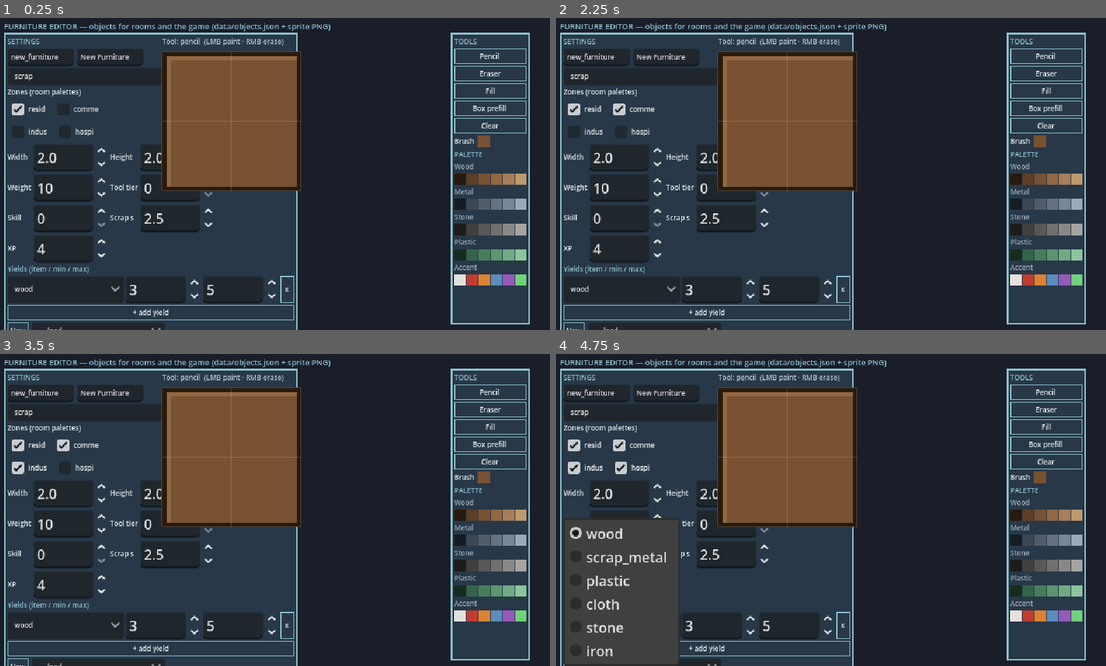
Above: before the commit, frames 1-4 (two rows, left to right).
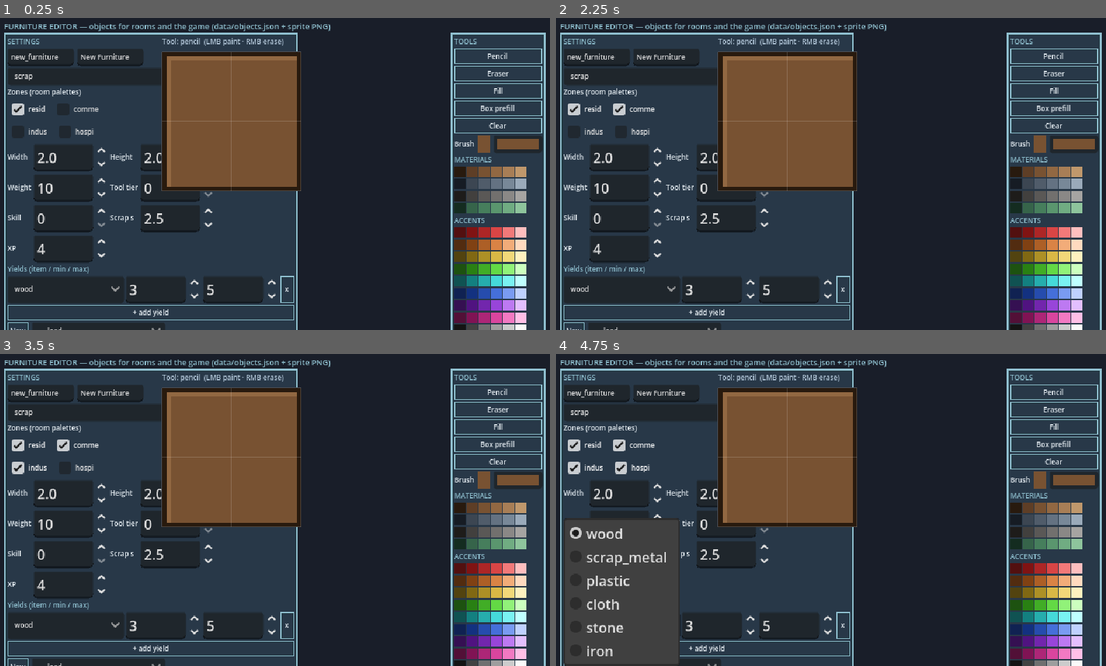
Above: after the commit, the same moments.

Repository: wilbur6689/SunkenCity
Game: Godot game, scene res://scenes/tools/furniture_editor.tscn
Two runs of this game, one before a commit and one after it. Both use one fixed random seed, a clock stepped at 60 frames per second and the inputs below. This scene is started directly instead of the project's main scene.
Inputs:
- Up to frame 1 (0.25 s): no input
- Up to frame 2 (2.25 s): click "scrap" at 0.5 s; click "resid" at 1.25 s; click "comme" at 2 s
- Up to frame 3 (3.5 s): click "indus" at 2.75 s
- Up to frame 4 (4.75 s): click "hospi" at 3.5 s; click "wood" at 4.25 s

The runs differ from the first frame. In frame 1, 9.1% of the frame differs, in the area x 81-100%, y 4-100%; in frame 2, 9.1%; in frame 3, 9.1%; in frame 4, 9.1%.

Commit message:
Furniture Editor: wider accent palette (8 hues x 6 shades, grays, custom color picker)
Co-Authored-By: Claude Fable 5 <noreply@anthropic.com>
Claude-Session: https://claude.ai/code/session_01GxDZSizaHKPW71DMqToXjC

Diff:
--- a/scripts/tools/furniture_editor.gd
+++ b/scripts/tools/furniture_editor.gd
@@ -14,14 +14,16 @@
 const PX := 5 # canvas zoom
 const MAX_BLOCKS := 4
 
-## TileArt ramps (outline, tones..., highlight) + accents.
+## TileArt material ramps (outline, tones..., highlight).
 const PALETTE := [
 	["Wood", [Color8(40, 26, 14), Color8(94, 62, 38), Color8(120, 82, 50), Color8(146, 104, 66), Color8(168, 126, 86), Color8(192, 152, 108)]],
 	["Metal", [Color8(22, 28, 36), Color8(60, 70, 82), Color8(80, 92, 106), Color8(100, 114, 130), Color8(120, 136, 152), Color8(154, 170, 186)]],
 	["Stone", [Color8(30, 28, 26), Color8(66, 64, 62), Color8(90, 88, 86), Color8(114, 112, 110), Color8(138, 136, 134), Color8(166, 164, 162)]],
 	["Plastic", [Color8(20, 44, 32), Color8(54, 100, 74), Color8(70, 126, 92), Color8(90, 150, 110), Color8(112, 172, 130), Color8(142, 196, 156)]],
-	["Accent", [Color8(226, 226, 220), Color8(190, 60, 50), Color8(220, 130, 50), Color8(90, 140, 190), Color8(150, 90, 190), Color8(110, 210, 120)]],
 ]
+## Accent grid: 8 hues x 6 shades (dark -> light), plus a gray row.
+const ACCENT_HUES := [0.0, 0.07, 0.13, 0.3, 0.5, 0.62, 0.76, 0.9]
+const ACCENT_SHADES := [[0.8, 0.32], [0.85, 0.5], [0.78, 0.68], [0.68, 0.85], [0.5, 0.95], [0.25, 1.0]] # (sat, val)
 
 var objects_path := "res://data/objects.json"
 var sprites_dir := "res://assets/sprites/objects/"
@@ -177,31 +179,53 @@
 		image.fill(Color(0, 0, 0, 0))
 		_dirty()))
 	var brow := HBoxContainer.new()
+	brow.add_theme_constant_override("separation", 4)
 	brow.add_child(UITheme.label("Brush", 8))
 	brush_swatch = ColorRect.new()
 	brush_swatch.custom_minimum_size = Vector2(14, 14)
 	brush_swatch.color = brush
 	brow.add_child(brush_swatch)
+	var picker := ColorPickerButton.new()
+	picker.text = "Custom…"
+	picker.add_theme_font_size_override("font_size", 8)
+	picker.custom_minimum_size = Vector2(56, 14)
+	picker.color = brush
+	picker.color_changed.connect(func(c):
+		brush = c
+		brush_swatch.color = c)
+	brow.add_child(picker)
 	pv.add_child(brow)
-	pv.add_child(UITheme.label("PALETTE", 8, Color(0.56, 0.75, 0.81)))
+	pv.add_child(UITheme.label("MATERIALS", 8, Color(0.56, 0.75, 0.81)))
 	for ramp in PALETTE:
-		pv.add_child(UITheme.label(ramp[0], 8, Color(0.6, 0.66, 0.72)))
-		var srow := HBoxContainer.new()
-		srow.add_theme_constant_override("separation", 1)
-		for col: Color in ramp[1]:
-			var sw := Button.new()
-			sw.custom_minimum_size = Vector2(13, 13)
-			sw.focus_mode = Control.FOCUS_NONE
-			var sb := StyleBoxFlat.new()
-			sb.bg_color = col
-			sw.add_theme_stylebox_override("normal", sb)
-			sw.add_theme_stylebox_override("hover", sb)
-			sw.add_theme_stylebox_override("pressed", sb)
-			sw.pressed.connect(func():
-				brush = col
-				brush_swatch.color = col)
-			srow.add_child(sw)
-		pv.add_child(srow)
+		pv.add_child(_swatch_row(ramp[1]))
+	pv.add_child(UITheme.label("ACCENTS", 8, Color(0.56, 0.75, 0.81)))
+	for hue: float in ACCENT_HUES:
+		var colors: Array[Color] = []
+		for shade in ACCENT_SHADES:
+			colors.append(Color.from_hsv(hue, shade[0], shade[1]))
+		pv.add_child(_swatch_row(colors))
+	var grays: Array[Color] = []
+	for i in 6:
+		grays.append(Color.from_hsv(0.0, 0.0, 0.08 + i * 0.18))
+	pv.add_child(_swatch_row(grays))
+
+func _swatch_row(colors: Array) -> HBoxContainer:
+	var srow := HBoxContainer.new()
+	srow.add_theme_constant_override("separation", 1)
+	for col: Color in colors:
+		var sw := Button.new()
+		sw.custom_minimum_size = Vector2(13, 12)
+		sw.focus_mode = Control.FOCUS_NONE
+		var sb := StyleBoxFlat.new()
+		sb.bg_color = col
+		sw.add_theme_stylebox_override("normal", sb)
+		sw.add_theme_stylebox_override("hover", sb)
+		sw.add_theme_stylebox_override("pressed", sb)
+		sw.pressed.connect(func():
+			brush = col
+			brush_swatch.color = col)
+		srow.add_child(sw)
+	return srow
 
 func _edit(placeholder: String) -> LineEdit:
 	var e := LineEdit.new()
